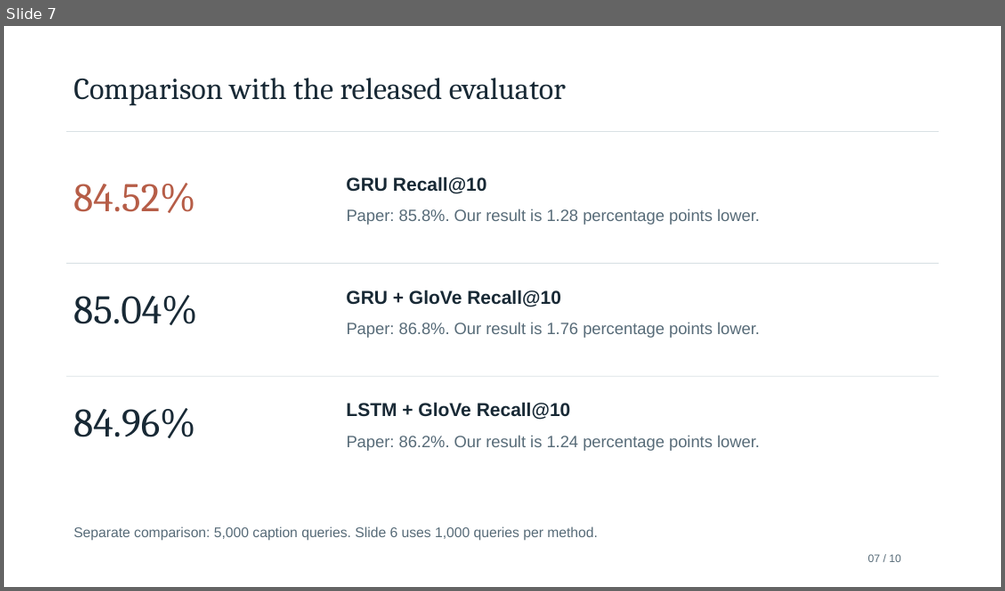
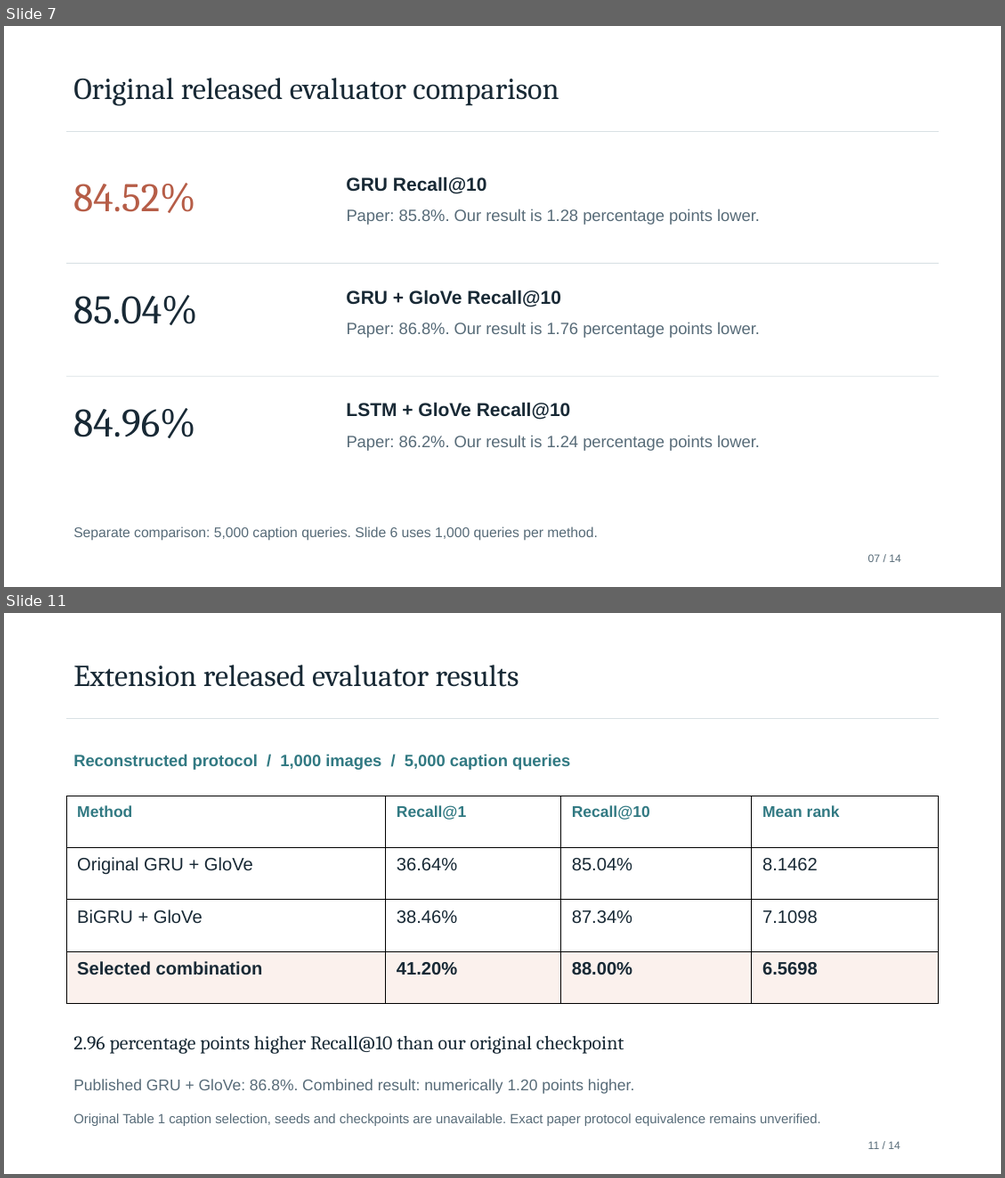
Before and after one commit to kishansaaai/ML_PROJECT, a slide deck: ML_PROJECT_review.pptx. Shown one above the other, each under a label of ours: slide 7 before the commit, slides 7 and 11 after it; the slides between them are not shown. The pictures are 1005x591 and 1005x1178 pixels, drawn with LibreOffice and Linux fonts; fonts in the diff are those of the drawing. Boxes give left, top, right and bottom in pixels: in the first picture for what was removed or moved away, otherwise in the second. Text is boxed around its words. In the diff, an @@ line names an element or a change of style, - is before the commit and + after.

```diff
--- a/ML_PROJECT_review.pptx
+++ b/ML_PROJECT_review.pptx
@@ slide 11 added at (4,613,1001,1174), background #FFFFFF @@
@@ text added at (73,665,519,687), 29.2 pt, text #182935 @@
+Extension released evaluator results
@@ rectangle added at (66,718,938,719), fill #D9E1E4 @@
@@ text added at (73,754,570,770), 15.8 pt, text #317982, bold @@
+Reconstructed protocol / 1,000 images / 5,000 caption queries
@@ table added at (66,796,938,1004), 4 rows, 4 columns @@
+Method | Recall@1 | Recall@10 | Mean rank
+Original GRU + GloVe | 36.64% | 85.04% | 8.1462
+BiGRU + GloVe | 38.46% | 87.34% | 7.1098
+Selected combination | 41.20% | 88.00% | 6.5698
@@ text added at (73,1036,624,1054), 18.8 pt, text #182935 @@
+2.96 percentage points higher Recall@10 than our original checkpoint
@@ text added at (73,1078,634,1094), 15 pt, text #576B78 @@
+Published GRU + GloVe: 86.8%. Combined result: numerically 1.20 points higher.
@@ text added at (73,1113,821,1126), 12.8 pt, text #576B78 @@
+Original Table 1 caption selection, seeds and checkpoints are unavailable. Exact paper protocol equivalence remains unverified.
@@ text added at (868,1141,900,1149), 10.5 pt, text #576B78 @@
+11 / 14
@@ slide 7 changed as well @@
@@ text at (73,78,558,105): text changed @@
-Comparison with the released evaluator
+Original released evaluator comparison
@@ text at (868,554,901,562): text changed @@
-07 / 10
+07 / 14
```
Also in this commit, not shown: 7 other slides changed, 5 other slides added, 2 slides removed, 13 other files.
